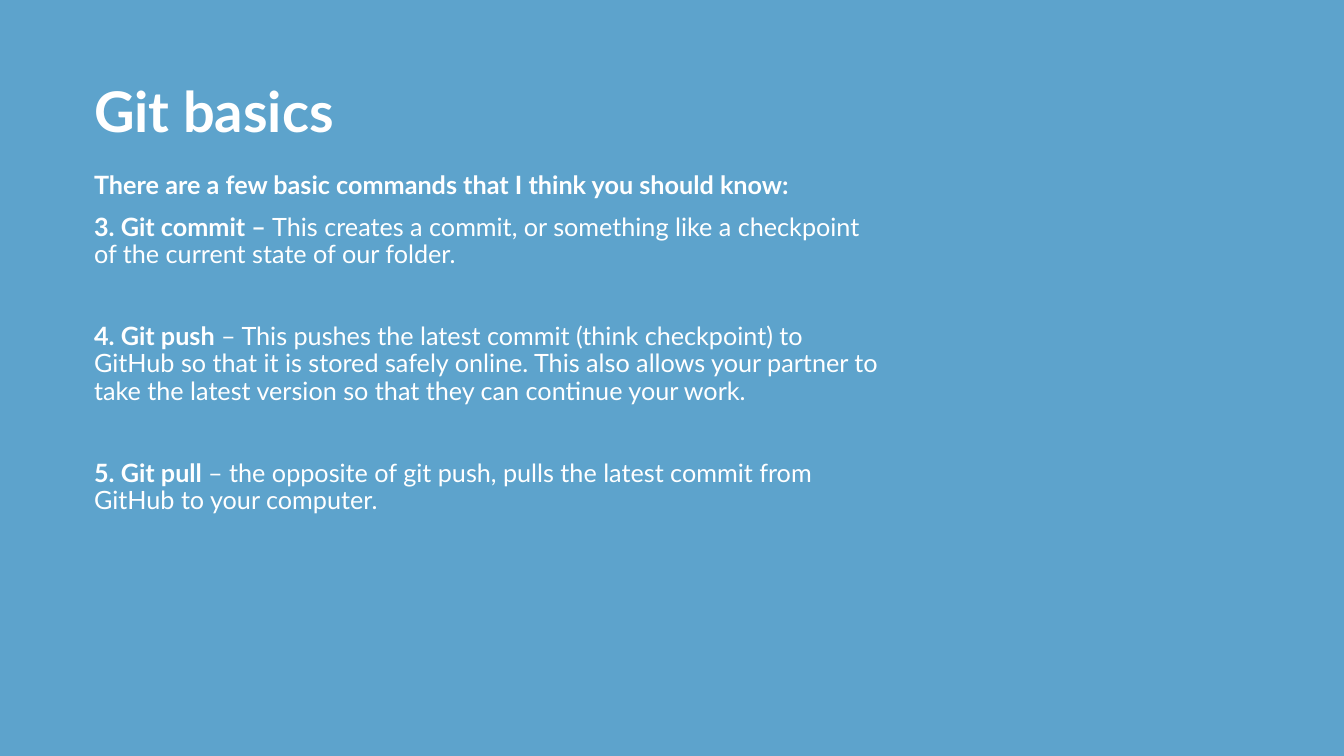
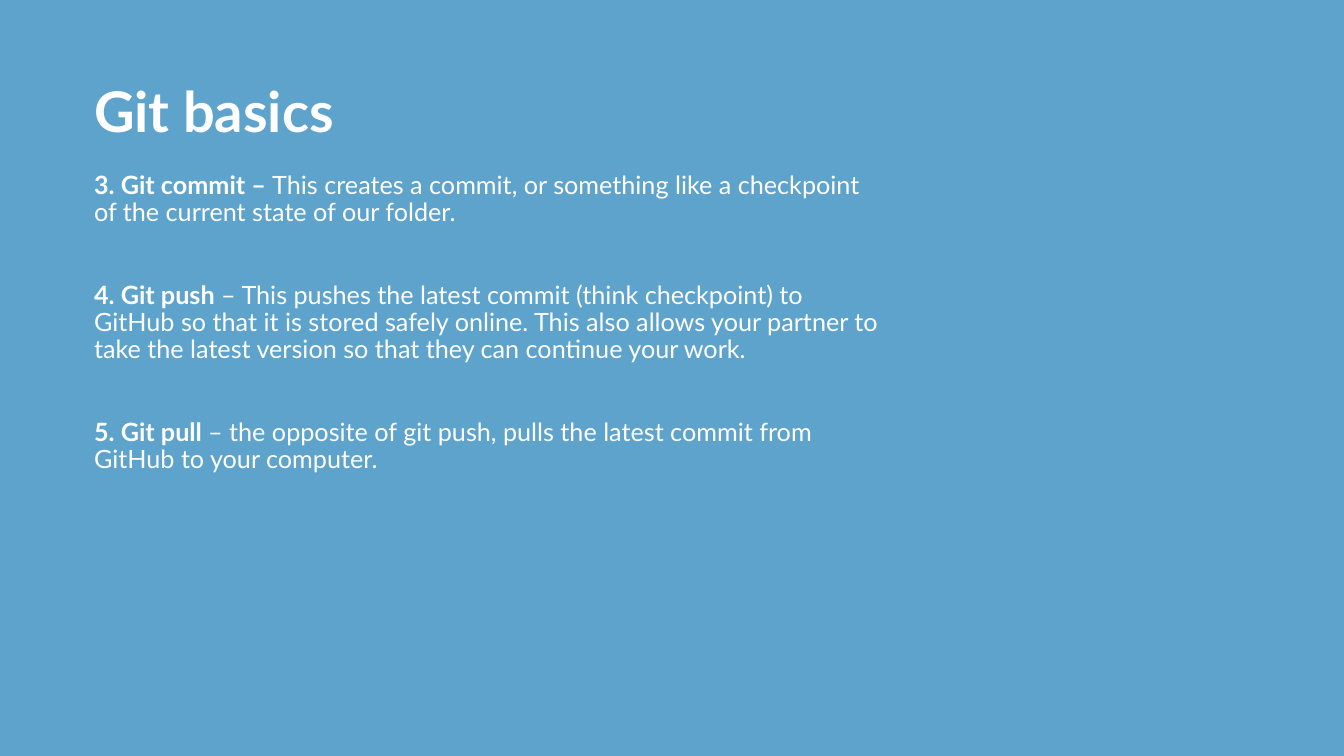
Before and after one commit to ACHolmes/CS50TF-2022F, a slide deck: slide 30 of Intro to Git.pptx. Drawn at 1344x756 pixels with LibreOffice and Linux fonts; fonts in the diff are those of the drawing; background and template pictures are left out. Boxes give left, top, right and bottom in pixels: in the first picture for what was removed or moved away, otherwise in the second. Text is boxed around its words. In the diff, an @@ line names an element or a change of style, - is before the commit and + after.

```diff
--- a/Intro to Git.pptx
+++ b/Intro to Git.pptx
@@ text at bbox=[94, 175, 789, 198]: paragraph removed @@
-There are a few basic commands that I think you should know:
```
Also in this commit, not shown: 2 other slides changed.
